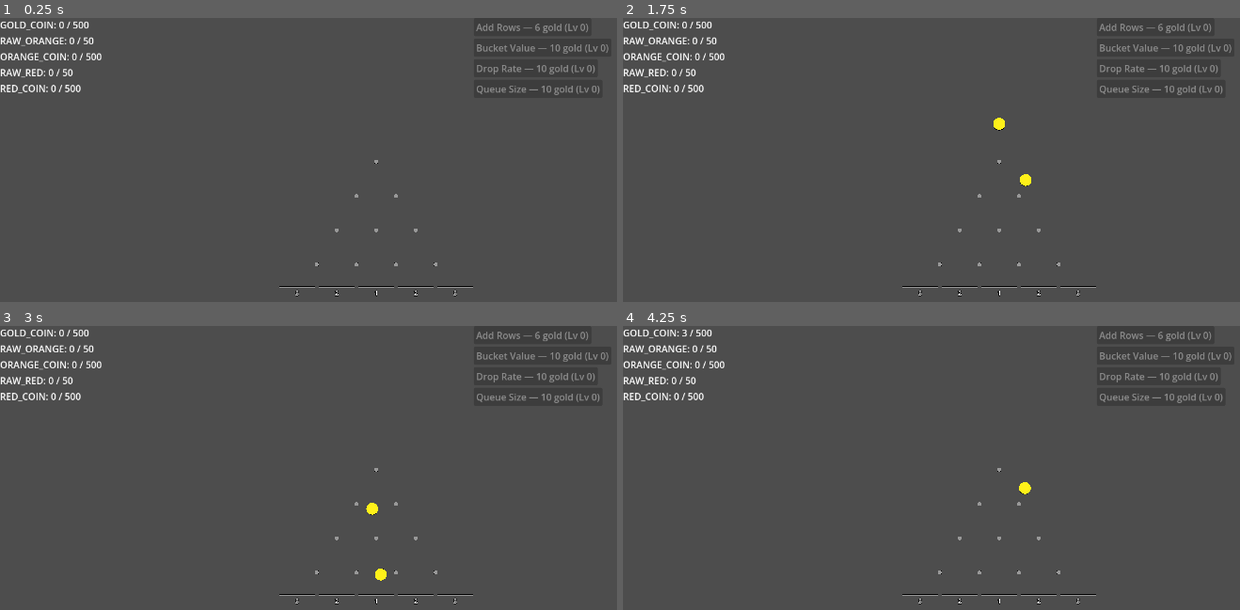
Above: before the commit, frames 1-4 (two rows, left to right).
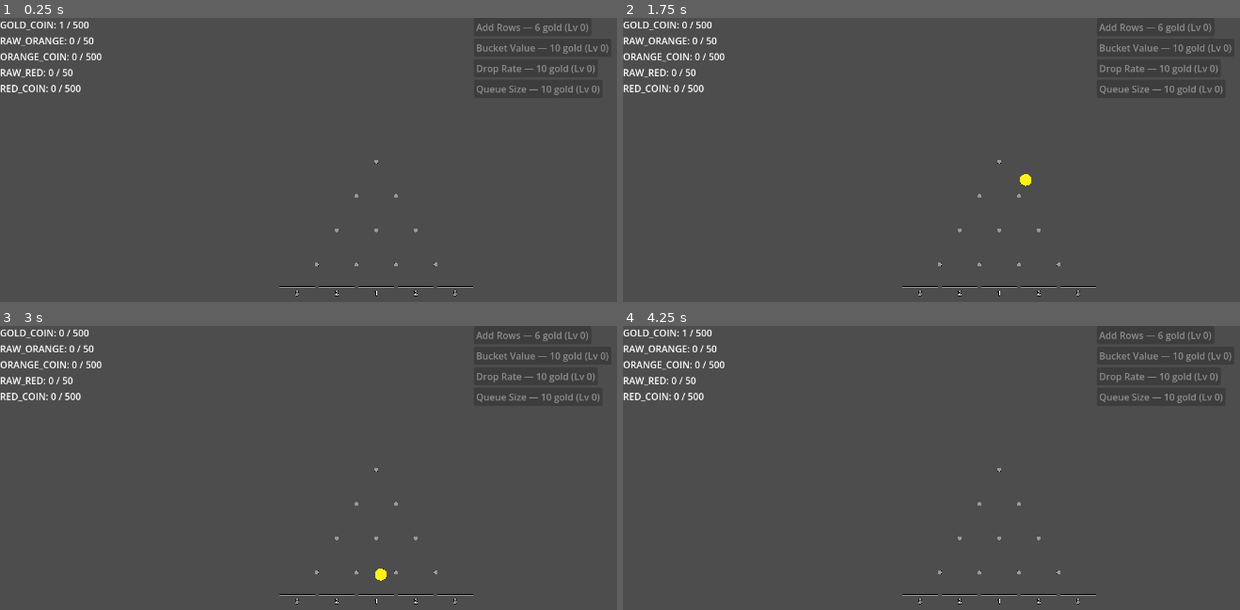
Above: after the commit, the same moments.

Repository: kjbrown-sandbox/pleenko
Game: Godot game, scene res://entities/main/main.tscn
The game is run twice, just before and just after one commit, with the same random seed, the same clock (stepped at 60 frames per second) and the same inputs.
Inputs (mouse positions are in pixels of both pictures, inside the frame that each line leads up to):
- Up to frame 1 (0.25 s): no input
- Up to frame 2 (1.75 s): tap Enter at 0.5 s; move the mouse to (1165, 208) at 0.52 s; hold Right 0.53-1.28 s; hold Space (drop_coin) 0.53-1.28 s; click (1165, 208) at 0.67 s; tap U at 0.8, 1.35 s; move the mouse to (851, 250) at 1.27 s; hold Left from 1.28 s (still down); tap Space (drop_coin) at 1.55 s
- Up to frame 3 (3 s): move the mouse to (450, 445) at 2.02 s; release Left at 2.03 s; hold Space (drop_coin) 2.03-2.78 s; hold Right from 2.03 s (still down); tap U at 2.3 s; move the mouse to (outside the picture) at 2.77 s; tap 1 (drop_unrefined) at 2.85 s; click (outside the picture) at 2.92 s
- Up to frame 4 (4.25 s): tap Space (drop_coin) at 3.05 s; move the mouse to (1227, 601) at 3.52 s; release Right at 3.53 s; hold Left from 3.53 s (still down); tap U at 3.6 s

The runs differ from the first frame. In frame 1, less than 0.1% of the frame differs, in the area x 9-11%, y 1-4%; in frame 2, less than 0.1%; in frame 3, less than 0.1%; in frame 4, less than 0.1%, in the area x 9-67%, y 1-60%.

Commit message:
Boards now cost money to drop

Diff:
--- a/autoloads/currency_manager/currency_manager.gd
+++ b/autoloads/currency_manager/currency_manager.gd
@@ -10,6 +10,7 @@
    for currency_type in Enums.CurrencyType.values():
       balances[currency_type] = 0
       caps[currency_type] = 50 if currency_type in [Enums.CurrencyType.RAW_ORANGE, Enums.CurrencyType.RAW_RED] else 500
+   balances[Enums.CurrencyType.GOLD_COIN] = 1
 
 func can_afford(type: Enums.CurrencyType, amount: int) -> bool:
    return amount <= balances[type]
--- a/autoloads/upgrade_manager/upgrade_manager.gd
+++ b/autoloads/upgrade_manager/upgrade_manager.gd
@@ -85,7 +85,7 @@
 	if state.max_level > 0 and state.level >= state.max_level:
 		return false
 
-	var currency := _currency_for_board(board_type)
+	var currency := Enums.currency_for_board(board_type)
 	return CurrencyManager.can_afford(currency, state.cost)
 
 
@@ -95,7 +95,7 @@
 
 	var state: UpgradeState = _state[board_type][upgrade_id]
 
-	var currency := _currency_for_board(board_type)
+	var currency := Enums.currency_for_board(board_type)
 	CurrencyManager.spend(currency, state.cost)
 
 	state.level += 1
@@ -103,18 +103,6 @@
 
 	upgrade_purchased.emit(upgrade_id, board_type, state.level)
 	return true
-
-
-func _currency_for_board(board_type: Enums.BoardType) -> Enums.CurrencyType:
-	match board_type:
-		Enums.BoardType.GOLD:
-			return Enums.CurrencyType.GOLD_COIN
-		Enums.BoardType.ORANGE:
-			return Enums.CurrencyType.ORANGE_COIN
-		Enums.BoardType.RED:
-			return Enums.CurrencyType.RED_COIN
-		_:
-			return Enums.CurrencyType.GOLD_COIN
 
 
 func _advance_cost(board_type: Enums.BoardType, upgrade_id: String) -> void:
--- a/entities/plinko_board/plinko_board.gd
+++ b/entities/plinko_board/plinko_board.gd
@@ -15,7 +15,8 @@
 
 var board_type = Enums.BoardType
 
-var can_drop = true
+var is_waiting = false
+var has_funds = true
 
 # func _ready() -> void:
 
@@ -31,12 +32,16 @@
 
 func setup(type: Enums.BoardType) -> void:
 	board_type = type
+	# CurrencyManager.currency_changed.connect(_on_currency_changed)
 
 	build_board()
 
 
 func drop_coin() -> void:
-	if not can_drop:
+	if is_waiting:
+		return
+
+	if not CurrencyManager.spend(Enums.currency_for_board(board_type), 1):
 		return
 
 	var coin = CoinScene.instantiate()
@@ -44,8 +49,8 @@
 	coin.position = Vector3(0, vertical_spacing + 0.2, 0) # 0.2 is coin + peg radius
 	add_child(coin)
 	coin.start(Vector3(0, 0.2, 0))
-	can_drop = false
-	get_tree().create_timer(1.0).timeout.connect(func(): can_drop = true)
+	is_waiting = true
+	get_tree().create_timer(1.0).timeout.connect(func(): is_waiting = false)
 
 func on_coin_landed(coin: Coin) -> void:
 	var bucket = get_nearest_bucket(coin.global_position.x)
@@ -91,3 +96,7 @@
 func add_two_rows() -> void:
 	num_rows += 2
 	build_board()
+
+# func _on_currency_changed(_type: Enums.CurrencyType, new_balance: int, _new_cap: int) -> void:
+# 	if _type == Enums.currency_for_board(board_type):
+# 		has_funds = new_balance >= 1
--- a/scripts/enums.gd
+++ b/scripts/enums.gd
@@ -13,3 +13,14 @@
    RAW_RED,
    RED_COIN
 }
+
+static func currency_for_board(board_type: BoardType) -> CurrencyType:
+   match board_type:
+      BoardType.GOLD:
+         return CurrencyType.GOLD_COIN
+      BoardType.ORANGE:
+         return CurrencyType.ORANGE_COIN
+      BoardType.RED:
+         return CurrencyType.RED_COIN
+      _:
+         return CurrencyType.GOLD_COIN
